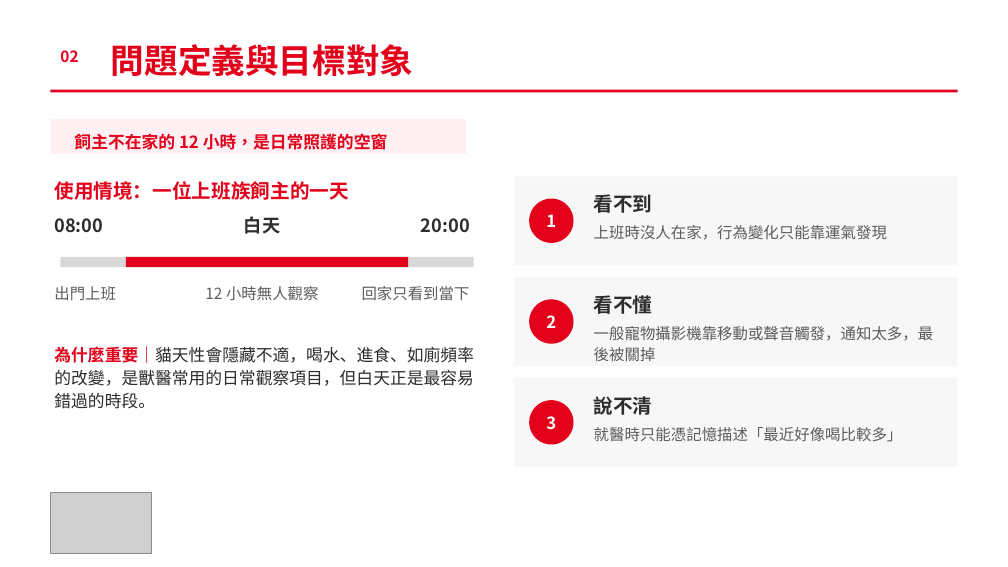
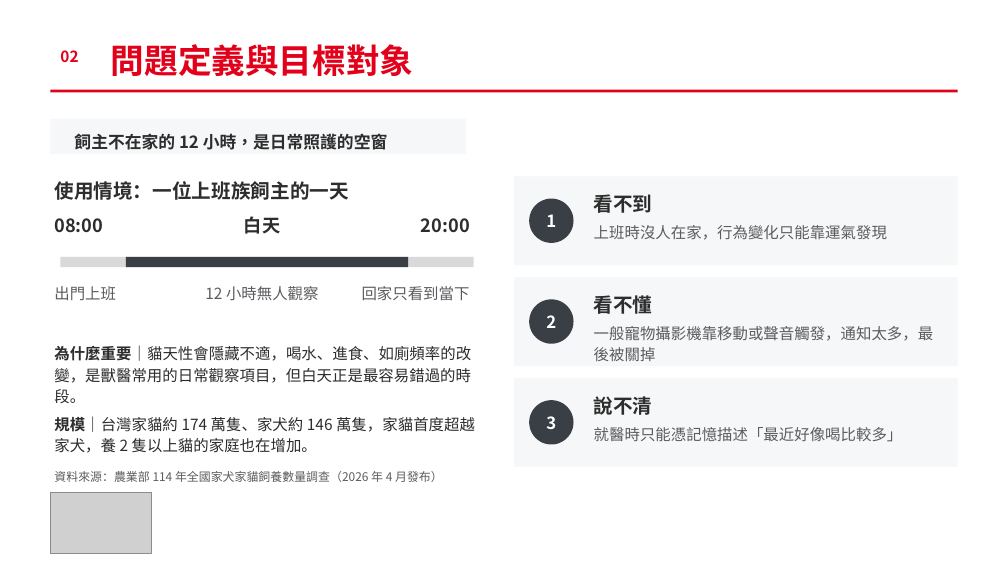
Before and after one commit to ammieliu-jpg/AI_animal, a slide deck: slide 3 of docs/proposal/PetSentinel_proposal.pptx. Drawn at 1008x567 pixels with LibreOffice and Linux fonts; fonts in the diff are those of the drawing; grey boxes stand for pictures. Boxes give left, top, right and bottom in pixels: in the first picture for what was removed or moved away, otherwise in the second. Text is boxed around its words. In the diff, an @@ line names an element or a change of style, - is before the commit and + after.

```diff
--- a/docs/proposal/PetSentinel_proposal.pptx
+++ b/docs/proposal/PetSentinel_proposal.pptx
@@ rectangle at bbox=[50, 119, 466, 154]: fill #FFF1F3 to #F6F7F8 @@
@@ text "飼主不在家的 12 小時，是日常照護的空窗" at bbox=[74, 133, 388, 150]: text colour #E2001A to #2D2D2D @@
@@ text "使用情境：一位上班族飼主的一天" at bbox=[54, 181, 348, 200]: text colour #E2001A to #2D2D2D @@
@@ fill #E2001A to #3A3F45 in 4 elements at bbox=[529, 199, 574, 243], bbox=[529, 299, 574, 344], bbox=[529, 400, 574, 445], bbox=[126, 257, 408, 267] @@
@@ text at bbox=[54, 345, 471, 403]: size 12 to 11 pt, text colour #E2001A to #2D2D2D in "為什麼重要｜貓天性會隱藏不適，喝水、進食、如廁頻率的改變，是獸醫常用的日常觀察項目，但白天正是最容易錯過的時段。"; more space between paragraphs @@
@@ fill #F7F7F7 to #F6F7F8 in 3 elements at bbox=[514, 176, 958, 265], bbox=[514, 277, 958, 366], bbox=[514, 378, 958, 467] @@
@@ text at bbox=[54, 416, 475, 453]: paragraph added @@
+規模｜台灣家貓約 174 萬隻、家犬約 146 萬隻，家貓首度超越家犬，養 2 隻以上貓的家庭也在增加。
@@ text added at bbox=[54, 471, 443, 482], 8.5 pt, text #5B5C5F @@
+資料來源：農業部 114 年全國家犬家貓飼養數量調查（2026 年 4 月發布）
```
Also in this commit, not shown: 14 other slides changed, 2 other files.
